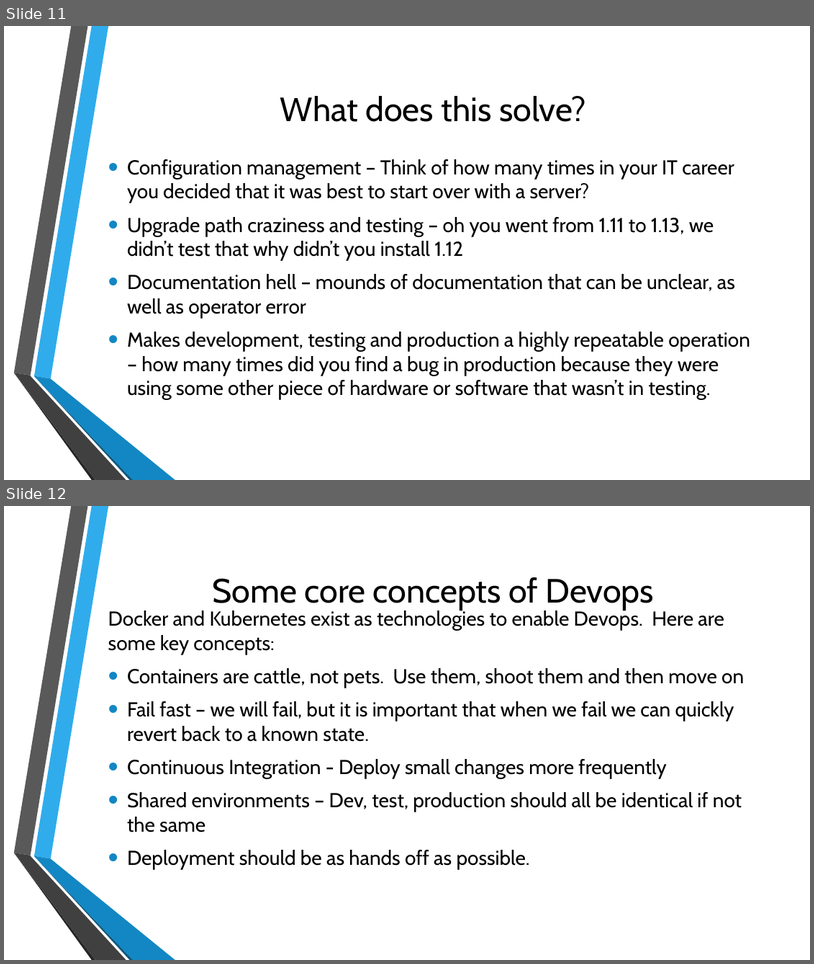
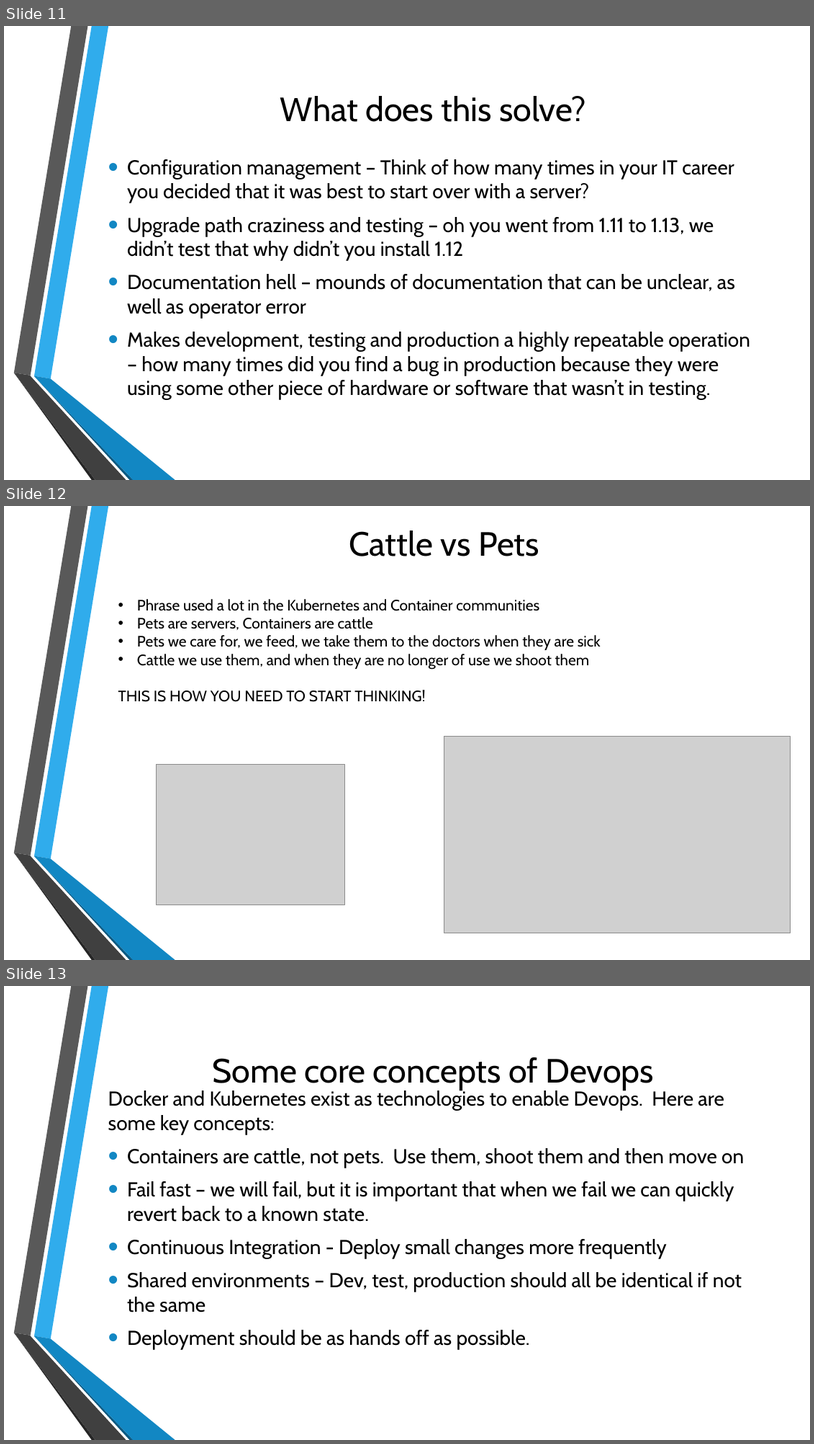
Before and after one commit to sealingtech/kubernetes_training, a slide deck: presentation/Day 1 Intro and Docker.pptx. Shown one above the other, each under a label of ours: slides 11 and 12 before the commit, slides 11, 12 and 13 after it. The pictures are 814x964 and 814x1444 pixels, drawn with LibreOffice and Linux fonts; fonts in the diff are those of the drawing; grey boxes stand for pictures; background and template pictures are left out. Boxes give left, top, right and bottom in pixels: in the first picture for what was removed or moved away, otherwise in the second. Text is boxed around its words. In the diff, an @@ line names an element or a change of style, - is before the commit and + after.

```diff
--- a/presentation/Day 1 Intro and Docker.pptx
+++ b/presentation/Day 1 Intro and Docker.pptx
@@ slide 12 added at (x1=4, y1=506, x2=810, y2=960), background picture (left out); not listed: 6 template elements that a slide beside it also shows @@
@@ title added at (x1=349, y1=530, x2=540, y2=556), 40 pt, text #000000 @@
+Cattle vs Pets
@@ text added at (x1=118, y1=599, x2=601, y2=702), 18 pt, text #000000 @@
+• Phrase used a lot in the Kubernetes and Container communities
+• Pets are servers, Containers are cattle
+• Pets we care for, we feed, we take them to the doctors when they are sick
+• Cattle we use them, and when they are no longer of use we shoot them
+THIS IS HOW YOU NEED TO START THINKING!
@@ picture added at (x1=445, y1=736, x2=791, y2=932) @@
@@ picture added at (x1=157, y1=764, x2=345, y2=905) @@
@@ what was slide 12 is now slide 13 @@
```
Also in this commit, not shown: 2 slides changed, 3 other slides added, 2 slides removed, 10 other files.
